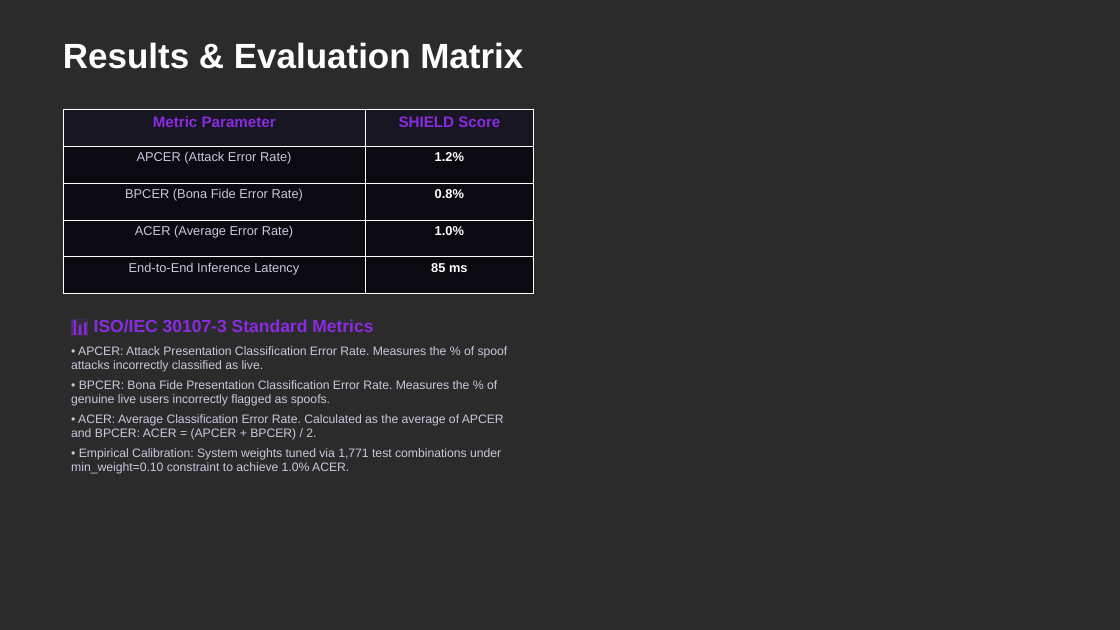
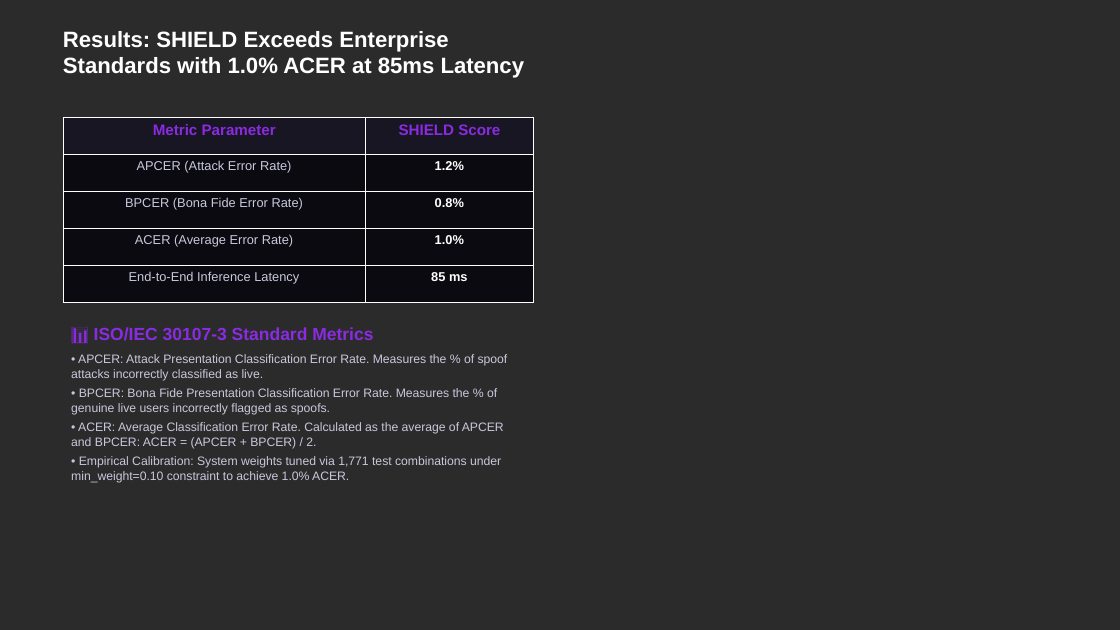
Before and after one commit to sthavirpunwatkar/SHIELD-Secure-Human-Identity-Liveness-Evaluation-Detection, a slide deck: slide 5 of reports/cdac_project_review.pptx. Drawn at 1120x630 pixels with LibreOffice and Linux fonts; fonts in the diff are those of the drawing; background and template pictures are left out; a plain dark background stands for a picture behind light text. Boxes give left, top, right and bottom in pixels: in the first picture for what was removed or moved away, otherwise in the second. Text is boxed around its words. In the diff, an @@ line names an element or a change of style, - is before the commit and + after.

```diff
--- a/reports/cdac_project_review.pptx
+++ b/reports/cdac_project_review.pptx
@@ text at (63,31,525,78): text changed; size 30 to 19 pt @@
-Results & Evaluation Matrix
+Results: SHIELD Exceeds Enterprise Standards with 1.0% ACER at 85ms Latency
@@ table: place and size @@
-table at (63,109,534,294)
+table at (63,118,534,302)
@@ text "📊 ISO/IEC 30107-3 Standard Metrics": place and size @@
-text "📊 ISO/IEC 30107-3 Standard Metrics" at (71,319,508,474)
+text "📊 ISO/IEC 30107-3 Standard Metrics" at (71,327,508,483)
```
Also in this commit, not shown: 6 other slides changed, 4 other files.
